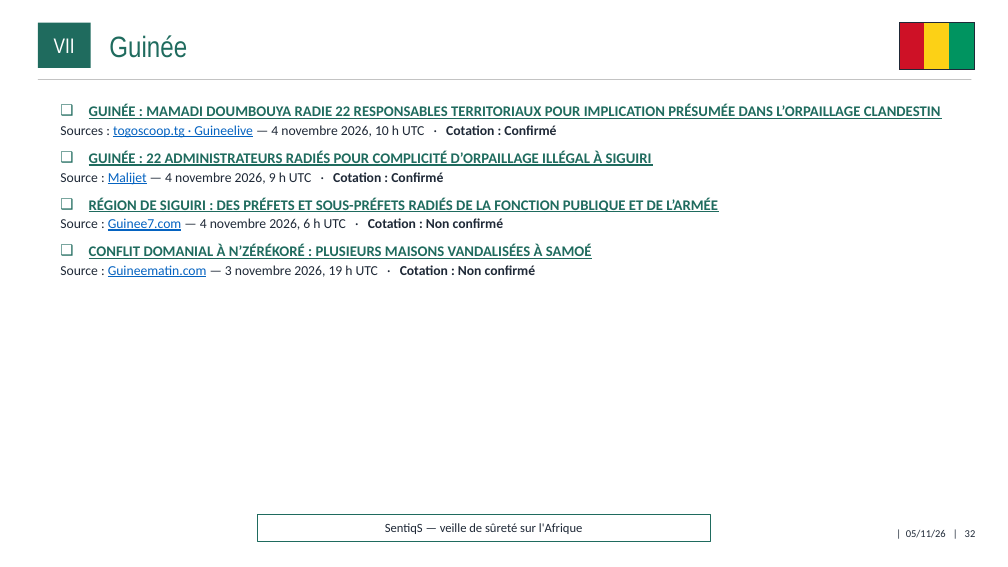
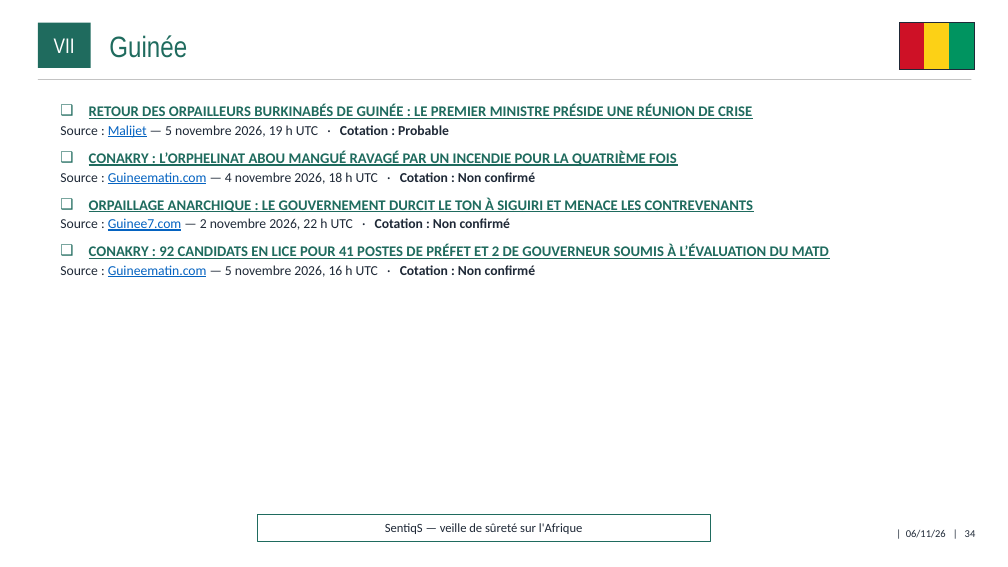
Before and after one commit to ytl1-ops/SentiqS, a slide deck: slide 34 of web/rapports/mensuel/2026-11.pptx (slide 32 before the commit). Drawn at 1008x567 pixels with LibreOffice and Linux fonts; fonts in the diff are those of the drawing. Boxes give left, top, right and bottom in pixels: in the first picture for what was removed or moved away, otherwise in the second. Text is boxed around its words. In the diff, an @@ line names an element or a change of style, - is before the commit and + after.

```diff
--- a/web/rapports/mensuel/2026-11.pptx
+++ b/web/rapports/mensuel/2026-11.pptx
@@ text at <box>60,104,829,277</box>: text changed @@
-❑ GUINÉE : MAMADI DOUMBOUYA RADIE 22 RESPONSABLES TERRITORIAUX POUR IMPLICATION PRÉSUMÉE DANS L’ORPAILLAGE CLANDESTIN
-  ▪ Sources : togoscoop.tg · Guineelive — 4 novembre 2026, 10 h UTC · Cotation : Confirmé
-❑ GUINÉE : 22 ADMINISTRATEURS RADIÉS POUR COMPLICITÉ D’ORPAILLAGE ILLÉGAL À SIGUIRI
-  ▪ Source : Malijet — 4 novembre 2026, 9 h UTC · Cotation : Confirmé
-❑ RÉGION DE SIGUIRI : DES PRÉFETS ET SOUS-PRÉFETS RADIÉS DE LA FONCTION PUBLIQUE ET DE L’ARMÉE
-  ▪ Source : Guinee7.com — 4 novembre 2026, 6 h UTC · Cotation : Non confirmé
-❑ CONFLIT DOMANIAL À N’ZÉRÉKORÉ : PLUSIEURS MAISONS VANDALISÉES À SAMOÉ
-  ▪ Source : Guineematin.com — 3 novembre 2026, 19 h UTC · Cotation : Non confirmé
+❑ RETOUR DES ORPAILLEURS BURKINABÉS DE GUINÉE : LE PREMIER MINISTRE PRÉSIDE UNE RÉUNION DE CRISE
+  ▪ Source : Malijet — 5 novembre 2026, 19 h UTC · Cotation : Probable
+❑ CONAKRY : L’ORPHELINAT ABOU MANGUÉ RAVAGÉ PAR UN INCENDIE POUR LA QUATRIÈME FOIS
+  ▪ Source : Guineematin.com — 4 novembre 2026, 18 h UTC · Cotation : Non confirmé
+❑ ORPAILLAGE ANARCHIQUE : LE GOUVERNEMENT DURCIT LE TON À SIGUIRI ET MENACE LES CONTREVENANTS
+  ▪ Source : Guinee7.com — 2 novembre 2026, 22 h UTC · Cotation : Non confirmé
+❑ CONAKRY : 92 CANDIDATS EN LICE POUR 41 POSTES DE PRÉFET ET 2 DE GOUVERNEUR SOUMIS À L’ÉVALUATION DU MATD
+  ▪ Source : Guineematin.com — 5 novembre 2026, 16 h UTC · Cotation : Non confirmé
@@ text at <box>906,530,976,538</box>: text changed @@
-| 05/11/26 | 32
+| 06/11/26 | 34
```
Also in this commit, not shown: 36 other slides changed, 2 slides added, 10 other files.
